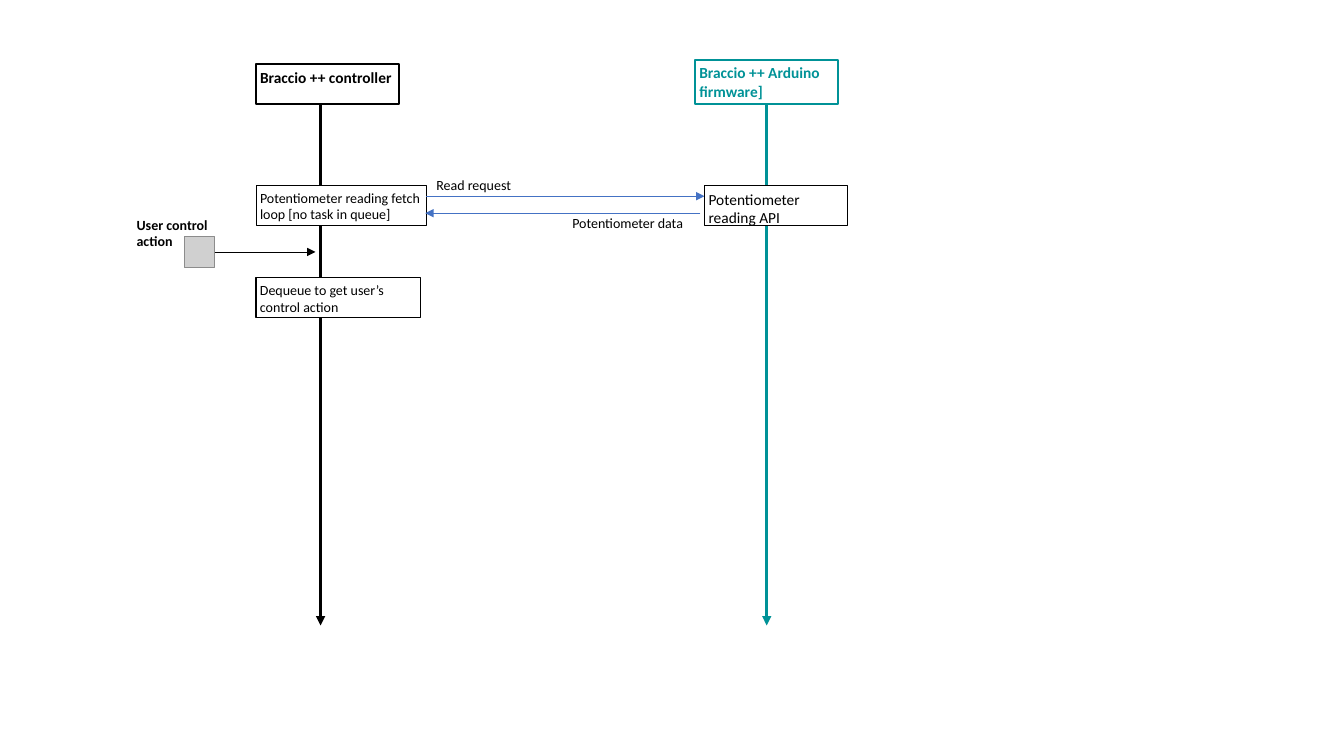
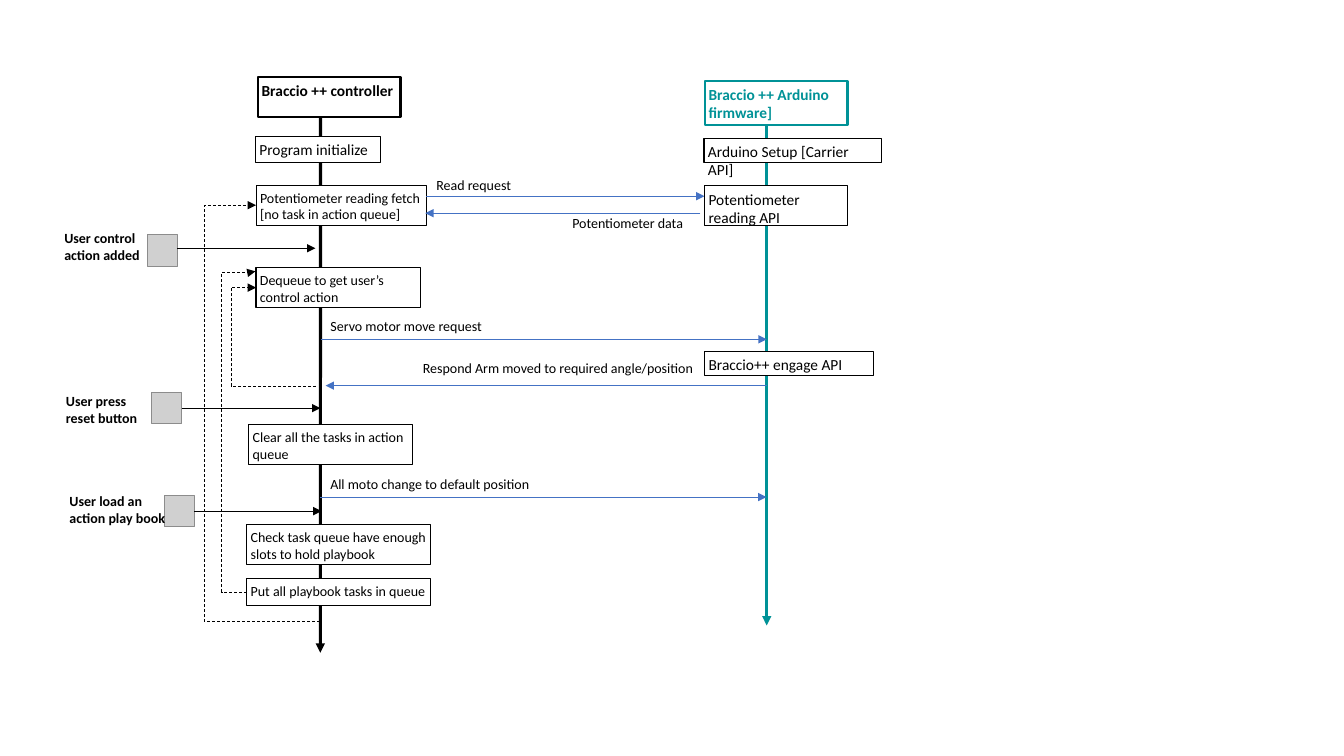
Before and after one commit to LiuYuancheng/Braccio_plus_robot_arm_control, a slide deck: slide 4 of doc/designDoc.pptx. Drawn at 1344x756 pixels with LibreOffice and Linux fonts; fonts in the diff are those of the drawing; grey boxes stand for pictures. Boxes give left, top, right and bottom in pixels: in the first picture for what was removed or moved away, otherwise in the second. Text is boxed around its words. In the diff, an @@ line names an element or a change of style, - is before the commit and + after.

```diff
--- a/doc/designDoc.pptx
+++ b/doc/designDoc.pptx
@@ rectangle "Braccio ++ controller" moved from (x1=256, y1=65, x2=399, y2=105) to (x1=258, y1=77, x2=401, y2=117) @@
@@ rectangle "Braccio ++ Arduino firmware]" moved from (x1=696, y1=59, x2=839, y2=104) to (x1=705, y1=81, x2=848, y2=125) @@
@@ arrow moved from (321, 104) - (321, 625) to (321, 104) - (321, 653) @@
@@ rectangle added at (x1=255, y1=136, x2=380, y2=162), fill #FFFFFF, outline #000000 0.75 pt, 11 pt, text #000000 @@
+Program initialize
@@ rectangle added at (x1=704, y1=138, x2=881, y2=162), fill #FFFFFF, outline #000000 0.75 pt, 11 pt, text #000000 @@
+Arduino Setup [Carrier API]
@@ elbow arrow added from (321, 636) to (256, 206), #000000 0.5 pt dashed @@
@@ text in rectangle at (x1=260, y1=193, x2=420, y2=222): text changed @@
-Potentiometer reading fetch loop [no task in queue]
+Potentiometer reading fetch [no task in action queue]
@@ text at (x1=64, y1=233, x2=139, y2=260): text changed @@
-User control action
+User control action added
@@ picture moved from (x1=185, y1=236, x2=215, y2=267) to (x1=147, y1=235, x2=177, y2=266) @@
@@ arrow moved from (215, 252) - (316, 252) to (177, 248) - (316, 248) @@
@@ rectangle "Dequeue to get user’s control ..." moved from (x1=256, y1=277, x2=420, y2=318) to (x1=256, y1=268, x2=420, y2=309) @@
@@ elbow arrow added from (247, 592) to (255, 271), #000000 0.5 pt dashed @@
@@ elbow arrow added from (316, 386) to (256, 287), #000000 0.5 pt dashed @@
@@ text added at (x1=330, y1=322, x2=482, y2=334), 10 pt, text #000000 @@
+Servo motor move request
@@ arrow added from (321, 340) to (767, 340), #4472C4 0.5 pt @@
@@ rectangle added at (x1=705, y1=351, x2=873, y2=375), fill #FFFFFF, outline #000000 0.75 pt, 11 pt, text #000000 @@
+Braccio++ engage API
@@ arrow added from (767, 386) to (326, 386), #4472C4 0.5 pt @@
@@ text added at (x1=423, y1=363, x2=693, y2=376), 10 pt, text #000000 @@
+Respond Arm moved to required angle/position
@@ text added at (x1=66, y1=397, x2=137, y2=423), 10 pt, text #000000, bold @@
+User press reset button
@@ picture added at (x1=151, y1=392, x2=181, y2=423) @@
@@ arrow added from (181, 408) to (321, 408), #000000 0.5 pt @@
@@ rectangle added at (x1=249, y1=424, x2=413, y2=465), fill #FFFFFF, outline #000000 0.75 pt, 10 pt, text #000000 @@
+Clear all the tasks in action queue
@@ text added at (x1=330, y1=479, x2=529, y2=492), 10 pt, text #000000 @@
+All moto change to default position
@@ text added at (x1=69, y1=496, x2=165, y2=527), 10 pt, text #000000, bold @@
+User load an action play book
@@ picture added at (x1=164, y1=496, x2=195, y2=527) @@
@@ arrow added from (321, 497) to (766, 497), #4472C4 0.5 pt @@
@@ arrow added from (195, 511) to (322, 511), #000000 0.5 pt @@
@@ rectangle added at (x1=247, y1=525, x2=431, y2=566), fill #FFFFFF, outline #000000 0.75 pt, 10 pt, text #000000 @@
+Check task queue have enough slots to hold playbook
@@ rectangle added at (x1=247, y1=579, x2=431, y2=605), fill #FFFFFF, outline #000000 0.75 pt, 10 pt, text #000000 @@
+Put all playbook tasks in queue
```
Also in this commit, not shown: 2 other files.
